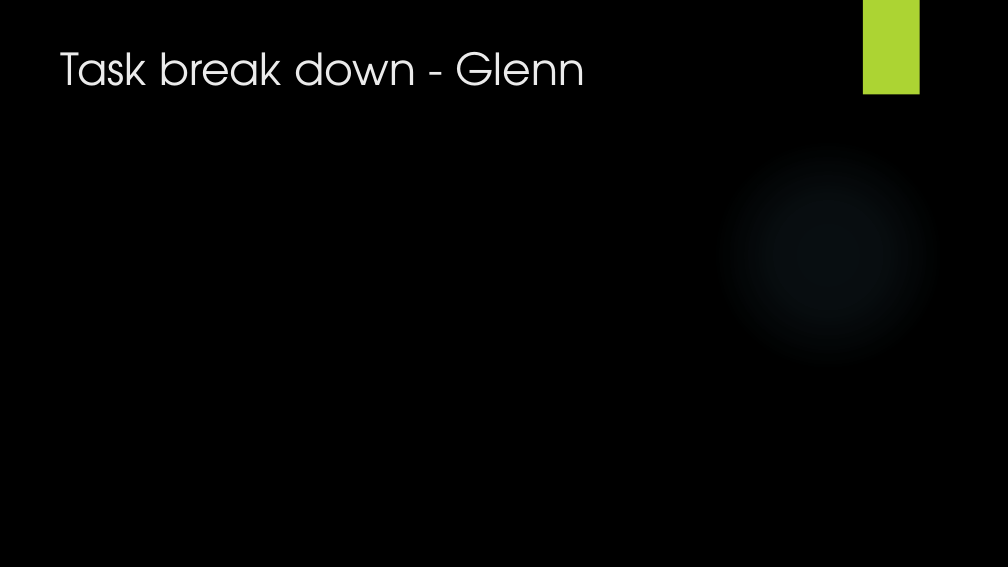
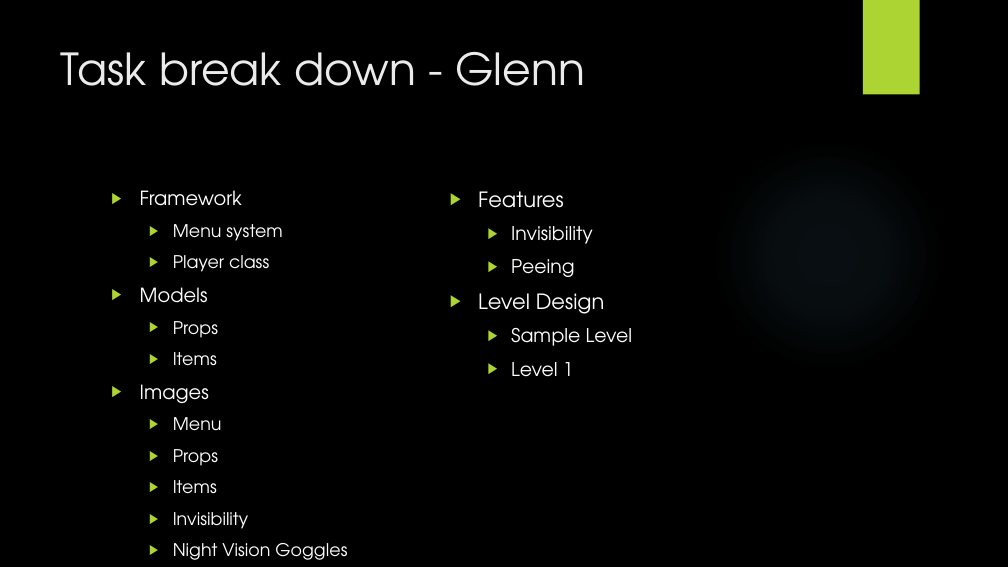
Before and after one commit to M4A1CID/Team-E-Studio-Project-3, a slide deck: slide 10 of State Penitentiary 3.pptx. Drawn at 1008x567 pixels with LibreOffice and Linux fonts; fonts in the diff are those of the drawing; background and template pictures are left out. Boxes give left, top, right and bottom in pixels: in the first picture for what was removed or moved away, otherwise in the second. Text is boxed around its words. In the diff, an @@ line names an element or a change of style, - is before the commit and + after.

```diff
--- a/State Penitentiary 3.pptx
+++ b/State Penitentiary 3.pptx
@@ text added at <box>140,190,347,560</box>, 16.6 pt, text #FFFFFF @@
+▶ Framework
+  ▶ Menu system
+  ▶ Player class
+▶ Models
+  ▶ Props
+  ▶ Items
+▶ Images
+  ▶ Menu
+  ▶ Props
+  ▶ Items
+  ▶ Invisibility
+  ▶ Night Vision Goggles
@@ text added at <box>478,191,633,377</box>, 18 pt, text #FFFFFF @@
+▶ Features
+  ▶ Invisibility
+  ▶ Peeing
+▶ Level Design
+  ▶ Sample Level
+  ▶ Level 1
```
Also in this commit, not shown: 1 other slide changed, 2 other files.
